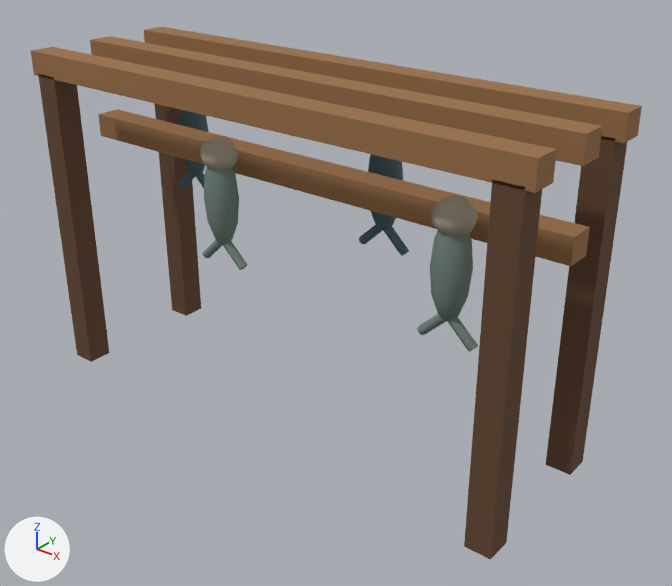
Two versions of the glTF model public/assets/maps/detail-v1/models/fish_rack.glb, one commit apart.
The view is the same before and after, from a 50 mm camera at (2.53, -2.93, 2.47) aimed at (0.16, 0.03, 0.64). Lighting does not change. The marker at lower left points along +X, +Y and +Z. The first picture is the older version. Vertices at exactly the same position are counted once.

Names of what the first picture shows: 'fish_rack'.
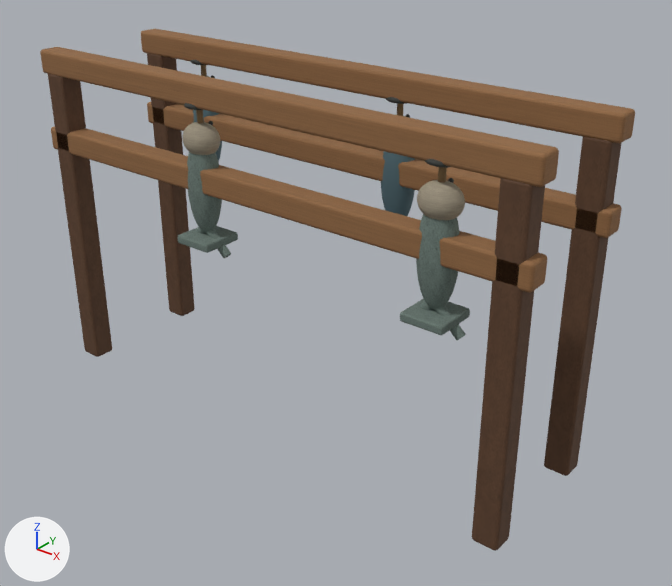
Patch to the scene script:
```diff
--- a/public/assets/maps/detail-v1/models/fish_rack.glb.py
+++ b/public/assets/maps/detail-v1/models/fish_rack.glb.py
@@ img_map_detail_normal @@
+img_map_detail_normal = load_image('map-detail-normal', '_unpacked/map-detail-normal', 512, 512, 'Non-Color')
@@ img_map_detail_orm @@
+img_map_detail_orm = load_image('map-detail-orm', '_unpacked/map-detail-orm', 512, 512, 'Non-Color')
@@ img_map_detail_base_color @@
+img_map_detail_base_color = load_image('map-detail-base-color', '_unpacked/map-detail-base-color', 512, 512, 'sRGB')
@@ mat_material_0 @@
 mat_material_0 = bpy.data.materials.new('Material_0')
-# nodes: BsdfPrincipled, OutputMaterial, TexImage
-# uses the picture img_map_detail_palette_v1
+# nodes: BsdfPrincipled, Mix, NormalMap, OutputMaterial, SeparateColor, TexImage x3, VertexColor
+# uses the picture img_map_detail_base_color
+# uses the picture img_map_detail_normal
+# uses the picture img_map_detail_orm
@@ me_mesh_0 @@
 # used by ob_fish_rack; location = (0.0, 0.0, 0.0)
-me_mesh_0.from_pydata(...)  # 612 vertices, 1152 faces; spans x -1.3..1.3, y -0.4..0.4, z 0.0..1.6
+me_mesh_0.from_pydata(...)  # 10112 vertices, 20176 faces; spans x -1.3..1.3, y -0.4..0.4, z 0.0..1.6
+# me_mesh_0 part 1: a new loose piece, a UV sphere (28 segments, 18 rings, poles along z) spanning x -0.38..-0.21, y -0.37..-0.24, z 0.92..1.37, in mat_material_0
+# me_mesh_0 part 2: a new loose piece, a UV sphere (28 segments, 18 rings, poles along z) spanning x 0.82..0.98, y -0.37..-0.24, z 0.92..1.37, in mat_material_0
+# me_mesh_0 part 3: the loose piece of 8 vertices spanning x -1.26..-1.15, y 0.28..0.4, z 0.0..1.5 is rebuilt with 152 vertices and now spans x -1.26..-1.15, y 0.25..0.36, z 0.0..1.5
+# me_mesh_0 part 4: the loose piece of 8 vertices spanning x -1.26..-1.15, y -0.4..-0.28, z 0.0..1.5 is rebuilt with 152 vertices and now spans x -1.26..-1.15, y -0.36..-0.25, z 0.0..1.5
+# me_mesh_0 part 5: the loose piece of 8 vertices spanning x 1.15..1.26, y 0.28..0.4, z 0.0..1.5 is rebuilt with 152 vertices and now spans x 1.15..1.26, y 0.25..0.36, z 0.0..1.5
+# me_mesh_0 part 6: the loose piece of 8 vertices spanning x -1.3..1.3, y 0.28..0.4, z 1.49..1.6 is rebuilt with 152 vertices and now spans x -1.3..1.3, y 0.25..0.36, z 1.49..1.6
+# me_mesh_0 part 7: the loose piece of 8 vertices spanning x 1.15..1.26, y -0.4..-0.28, z 0.0..1.5 is rebuilt with 152 vertices and now spans x 1.15..1.26, y -0.36..-0.25, z 0.0..1.5
+# me_mesh_0 part 8: the loose piece of 8 vertices spanning x -1.3..1.3, y -0.4..-0.28, z 1.49..1.6 is rebuilt with 152 vertices and now spans x -1.3..1.3, y -0.36..-0.25, z 1.49..1.6
+# me_mesh_0 part 9: the loose piece of 8 vertices spanning x -1.3..1.3, y -0.06..0.06, z 1.49..1.6 is deleted
+# me_mesh_0 part 10: the loose piece of 8 vertices spanning x -1.3..1.3, y -0.06..0.06, z 1.12..1.23 is deleted
+# me_mesh_0 part 11: 8 vertices moved within x -0.93..0.32, y 0.27..0.28, z 1.31..1.34; 537 vertices removed from x -1.03..1.03, y -0.28..0.28, z 0.74..1.42; 4477 vertices added at x -1.03..1.03, y -0.4..0.4, z 0.82..1.53
+# me_mesh_0 part 12: 152 vertices added at x -1.3..1.3, y 0.25..0.36, z 1.12..1.23
+# me_mesh_0 part 13: 152 vertices added at x -1.3..1.3, y -0.36..-0.25, z 1.12..1.23
+# other edits to the shape of me_mesh_0 do not show in these pictures
 me_mesh_0.materials.append(mat_material_0)
```

What differs and where, as boxes (x1, y1, x2, y2) in the pictures (672 x 586 px):
'fish_rack', surface changed, reshaped: before (31, 27, 642, 560); after (40, 29, 635, 551)
part 1 of me_mesh_0, added: after (187, 152, 222, 233)
part 2 of me_mesh_0, added: after (416, 214, 460, 310)
part 3 of me_mesh_0, rebuilt: before (154, 103, 201, 316); after (147, 53, 195, 316)
part 4 of me_mesh_0, rebuilt (10% narrower): before (38, 74, 109, 362); after (48, 74, 112, 357)
part 5 of me_mesh_0, rebuilt: before (546, 136, 627, 475); after (544, 137, 621, 476)
part 6 of me_mesh_0, rebuilt: before (144, 27, 642, 143); after (141, 29, 635, 143)
part 7 of me_mesh_0, rebuilt (6% narrower): before (464, 181, 542, 560); after (472, 178, 545, 551)
part 8 of me_mesh_0, rebuilt: before (31, 47, 557, 193); after (40, 47, 559, 187)
part 9 of me_mesh_0, deleted (brown): before (90, 36, 603, 166)
part 10 of me_mesh_0, deleted (brown): before (98, 109, 590, 266)
part 11 of me_mesh_0, built on: before (178, 109, 478, 352); after (178, 60, 470, 340)
part 12 of me_mesh_0, added (brown): after (147, 102, 622, 238)
part 13 of me_mesh_0, added (brown): after (51, 126, 547, 293)
